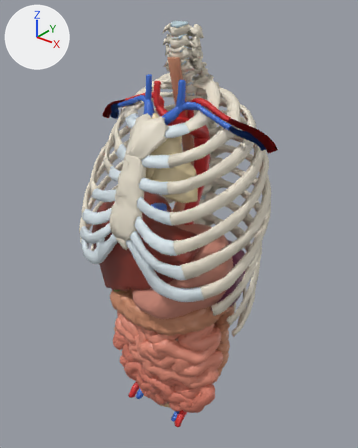
What one commit did to the glTF model models/anatomyverse-organs.glb.
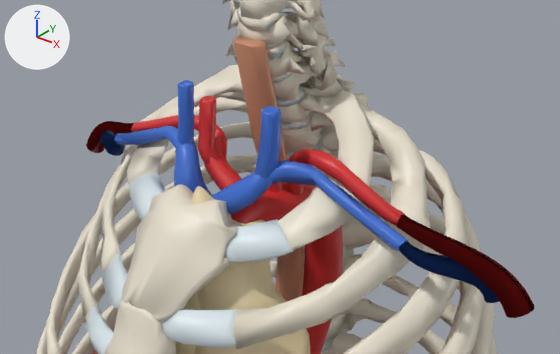
Each version is shown whole from a 50 mm lens placed at (0.44, -0.554, 1.575), pointed at (-0.007, 0.004, 1.229), then close up from a 50 mm lens placed at (0.252, -0.305, 1.595), pointed at (0.02, -0.016, 1.416). The lights are fixed; the arrows at upper left show +X, +Y and +Z. The first two pictures are the older version. Where no turn or scale is listed for an object, it has been applied to the vertices.

In view in the first close-up: 'aorta', 'common_carotid_L', 'common_carotid_R', 'costal_cartilages_L', 'costal_cartilages_R', 'internal_jugular_vein_L', 'internal_jugular_vein_R', 'oesophagus_cervical', 'rib_cage_L', 'rib_cage_R', 'sternum', 'subclavian_artery_L', 'subclavian_vein_L', 'subclavian_vein_R', 'thymus_L', 'vertebral_column' and 4 more.
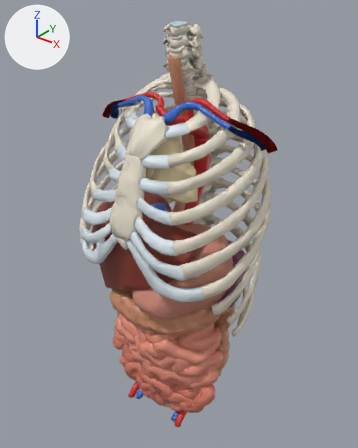
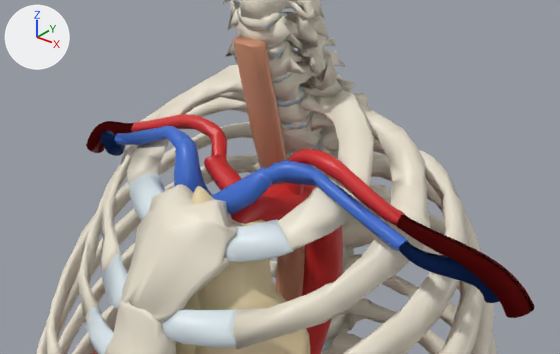
Changed parts and their boxes (x1, y1, x2, y2) in the close-ups (560 x 354 px):
```json
{"object": "internal_jugular_vein_L", "change": "deleted", "before": [255, 106, 281, 179], "on screen": "blue"}
{"object": "common_carotid_R", "change": "deleted", "before": [198, 96, 220, 163], "on screen": "red"}
{"object": "internal_jugular_vein_R", "change": "deleted", "before": [177, 80, 195, 145], "on screen": "blue"}
{"object": "common_carotid_L", "change": "deleted", "before": [267, 182, 283, 193], "on screen": "mostly hidden"}
```

Edits to the scene script, one JSON object a line:
```json
{"op": "remove", "block": "ob_common_carotid_l", "code": ["ob_common_carotid_l = bpy.data.objects.new('common_carotid_L', me_common_carotid_l)", "ob_common_carotid_l.location = (0.0185, -0.0206, 1.4219)"]}
{"op": "remove", "block": "ob_common_carotid_r", "code": ["ob_common_carotid_r = bpy.data.objects.new('common_carotid_R', me_common_carotid_r)", "ob_common_carotid_r.location = (-0.0165, -0.0287, 1.4327)"]}
{"op": "remove", "block": "ob_internal_jugular_vein_r", "code": ["ob_internal_jugular_vein_r = bpy.data.objects.new('internal_jugular_vein_R', me_internal_jugular_vein_r)", "ob_internal_jugular_vein_r.location = (-0.0291, -0.0351, 1.4424)"]}
{"op": "remove", "block": "ob_internal_jugular_vein_l", "code": ["ob_internal_jugular_vein_l = bpy.data.objects.new('internal_jugular_vein_L', me_internal_jugular_vein_l)", "ob_internal_jugular_vein_l.location = (0.0267, -0.0346, 1.4402)"]}
```
